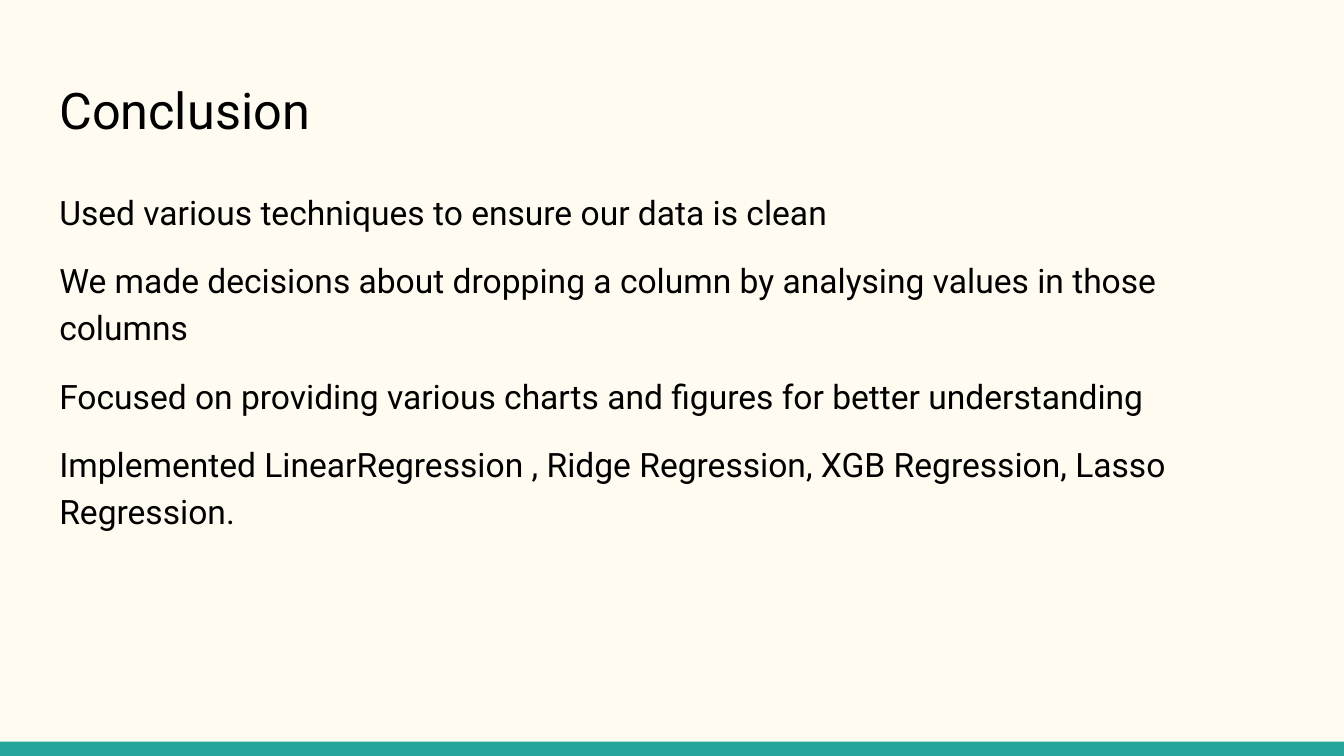
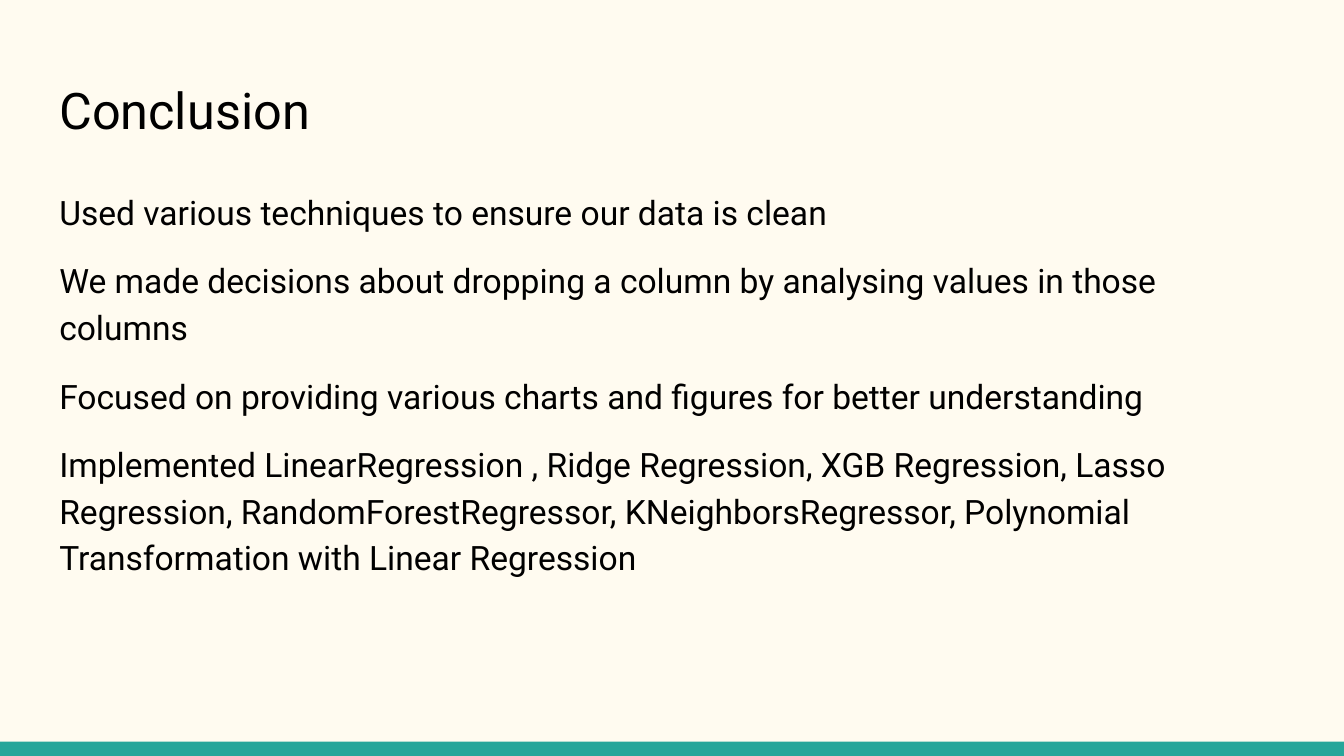
Before and after one commit to harshalad0302/255_project, a slide deck: slide 32 of 255Project- Used Cars.pptx (slide 30 before the commit). Drawn at 1344x756 pixels with LibreOffice and Linux fonts; fonts in the diff are those of the drawing. Boxes give left, top, right and bottom in pixels: in the first picture for what was removed or moved away, otherwise in the second. Text is boxed around its words. In the diff, an @@ line names an element or a change of style, - is before the commit and + after.

```diff
--- a/255Project- Used Cars.pptx
+++ b/255Project- Used Cars.pptx
@@ text at [59,451,1165,577]: text changed @@
-Implemented LinearRegression , Ridge Regression, XGB Regression, Lasso Regression.
+Implemented LinearRegression , Ridge Regression, XGB Regression, Lasso Regression, RandomForestRegressor, KNeighborsRegressor, Polynomial Transformation with Linear Regression
```
Also in this commit, not shown: 17 other slides changed, 3 slides added, 1 slide removed.
